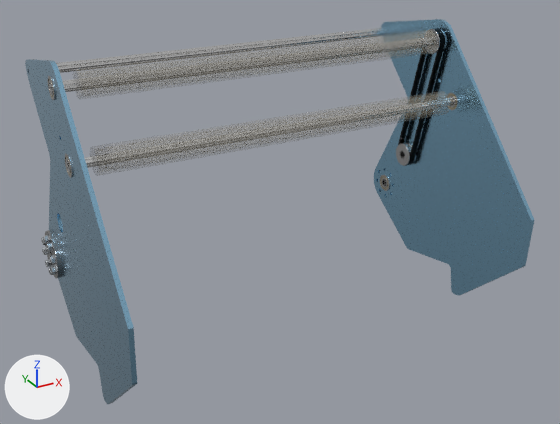
Two versions of the glTF model assets/Robot_Theseus-Articulated/model_0.glb, one commit apart.
Rendered twice from a camera (50 mm lens) standing at (-0.863, -0.688, 0.497) and looking at (-0.352, 0.241, 0.033). Every picture has the same lights, and +X, +Y and +Z are marked at lower left. The first picture is the older version. Where no turn or scale is listed for an object, it has been applied to the vertices.

In view in the first picture: '1/2" Churro (24" L, 6061 Aluminum)', '110 Tooth x 9mm HTD5 Belt', 'Intake Sideplate', 'Intake Sideplate.001', 'Polycarb Pipe Roller', 'Polycarb Pipe Roller.001' and 13 more.
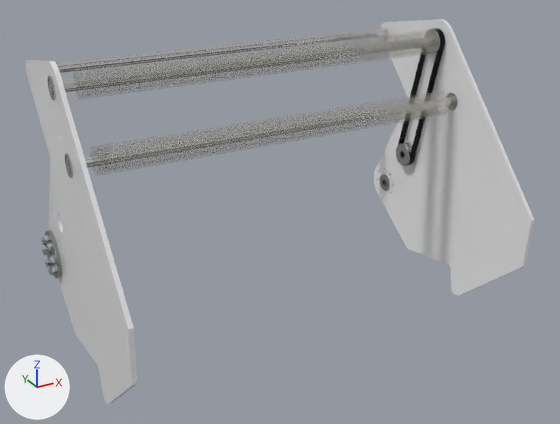
Where the change shows, as pixel boxes [x1, y1, x2, y2] in the pictures (560 x 424 px):
'Intake Sideplate.001', recoloured, surface changed: [374, 19, 534, 296] in both
'Intake Sideplate', recoloured, surface changed: [25, 59, 137, 405] in both

Edits to the bpy script that builds the scene:
```text
Change mat_mat_9:
    mat_mat_9.metallic: 1.0 -> 0.0
    mat_mat_9.base_color: (0.337, 0.624, 0.847) -> (1.0, 1.0, 1.0)  # blue #9dcfed -> white #ffffff
```
